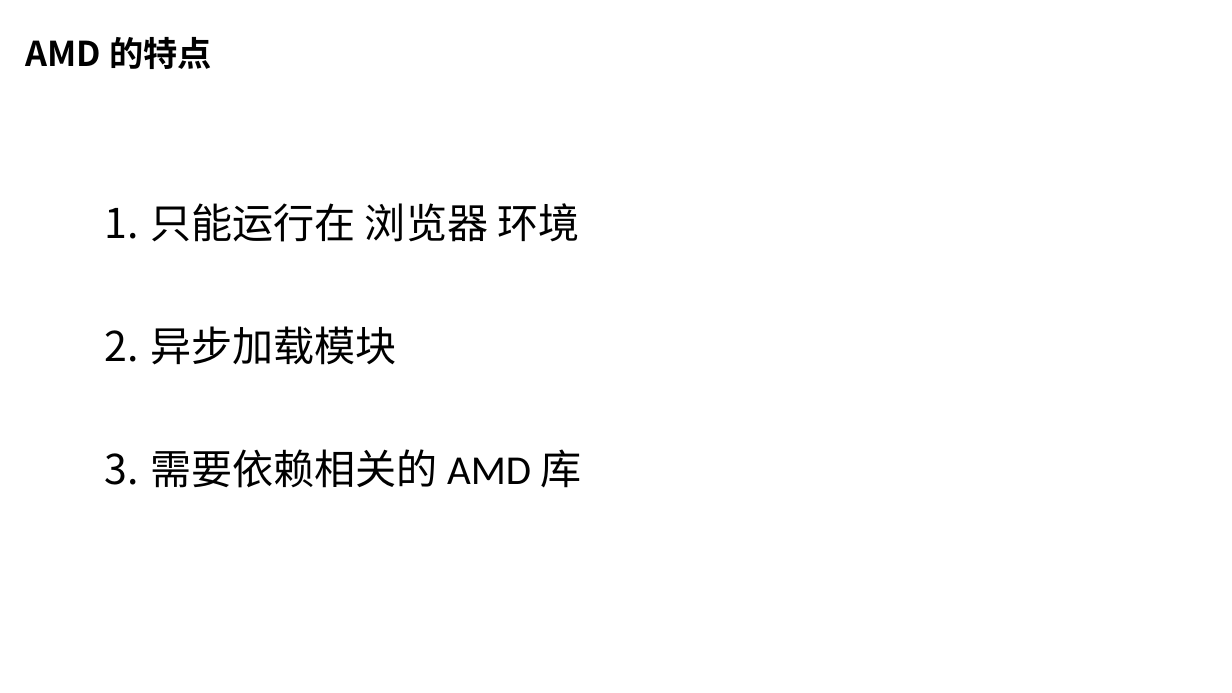
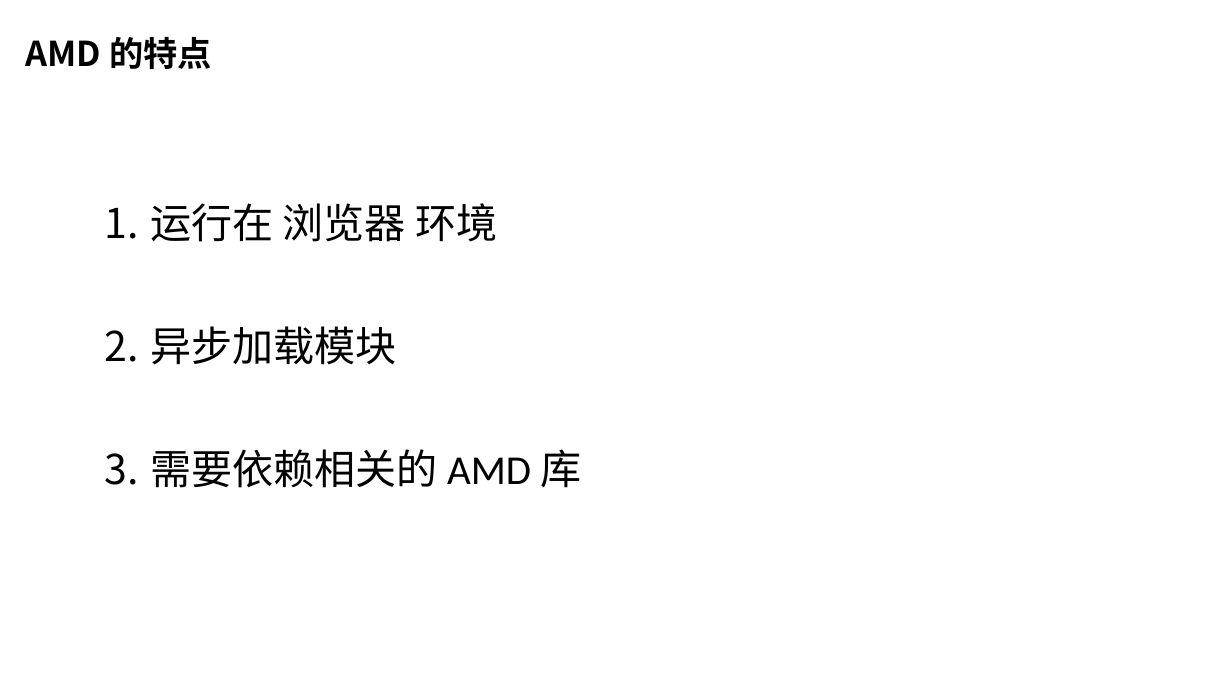
Before and after one commit to chasingsnail/study-blog, a slide deck: slide 14 of 封装库&笔记/前端模块化分享/前端模块化.pptx. Drawn at 1232x693 pixels with LibreOffice and Linux fonts; fonts in the diff are those of the drawing; background and template pictures are left out. Boxes give left, top, right and bottom in pixels: in the first picture for what was removed or moved away, otherwise in the second. Text is boxed around its words. In the diff, an @@ line names an element or a change of style, - is before the commit and + after.

```diff
--- a/封装库&笔记/前端模块化分享/前端模块化.pptx
+++ b/封装库&笔记/前端模块化分享/前端模块化.pptx
@@ text at <box>150,203,497,242</box>: text changed @@
-1. 只能运行在 浏览器 环境
+1. 运行在 浏览器 环境
```
Also in this commit, not shown: 4 other slides changed, 2 other files.
